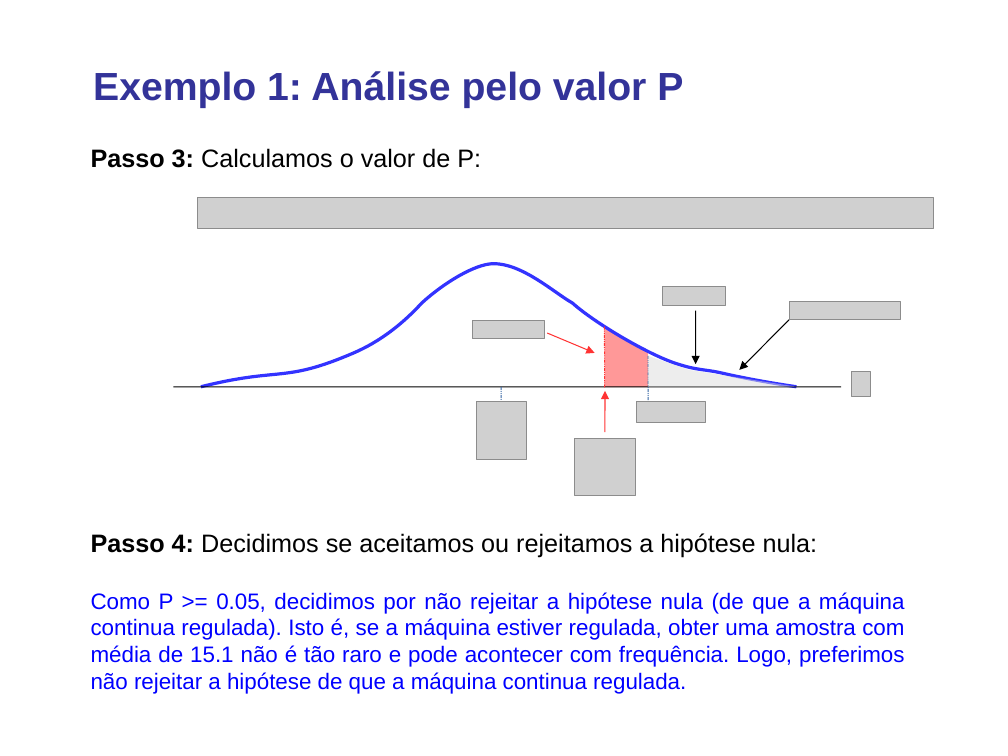
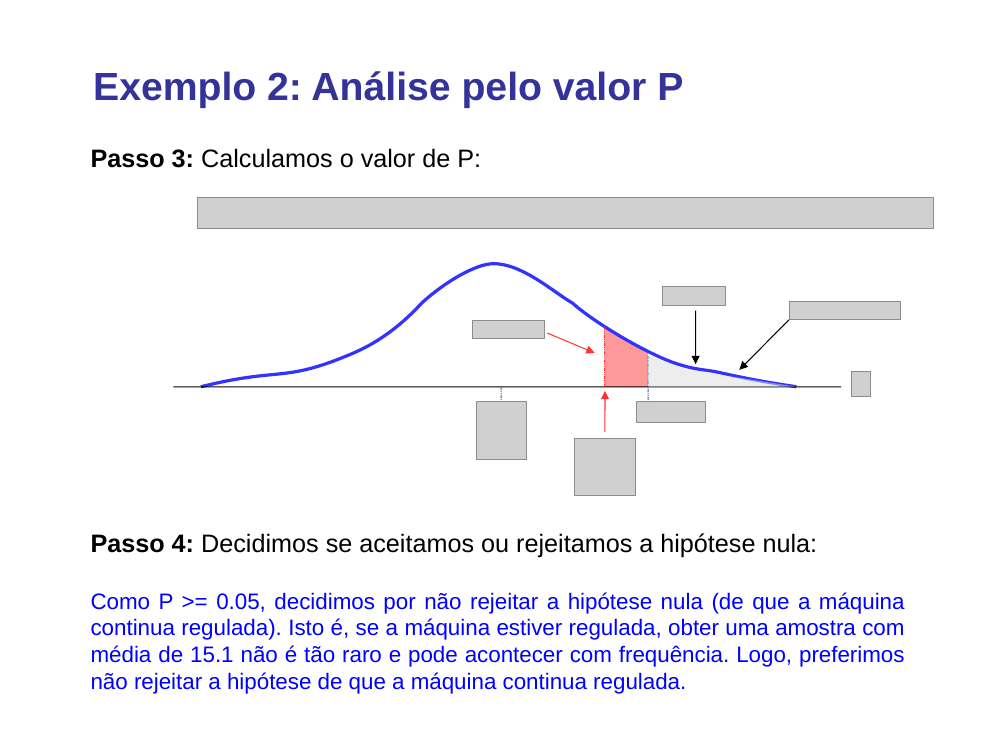
Before and after one commit to lansaviniec/estatistica, a slide deck: slide 16 of 8 teste_de_hipotese.ppt (slide 17 before the commit). Drawn at 1008x756 pixels with LibreOffice and Linux fonts; fonts in the diff are those of the drawing; grey boxes stand for pictures. Boxes give left, top, right and bottom in pixels: in the first picture for what was removed or moved away, otherwise in the second. Text is boxed around its words. In the diff, an @@ line names an element or a change of style, - is before the commit and + after.

```diff
--- a/8 teste_de_hipotese.ppt
+++ b/8 teste_de_hipotese.ppt
@@ text at [93,71,683,108]: text changed @@
-Exemplo 1: Análise pelo valor P
+Exemplo 2: Análise pelo valor P
```
Also in this commit, not shown: 7 other slides changed, 12 slides added, 1 slide removed, 1 other file.
